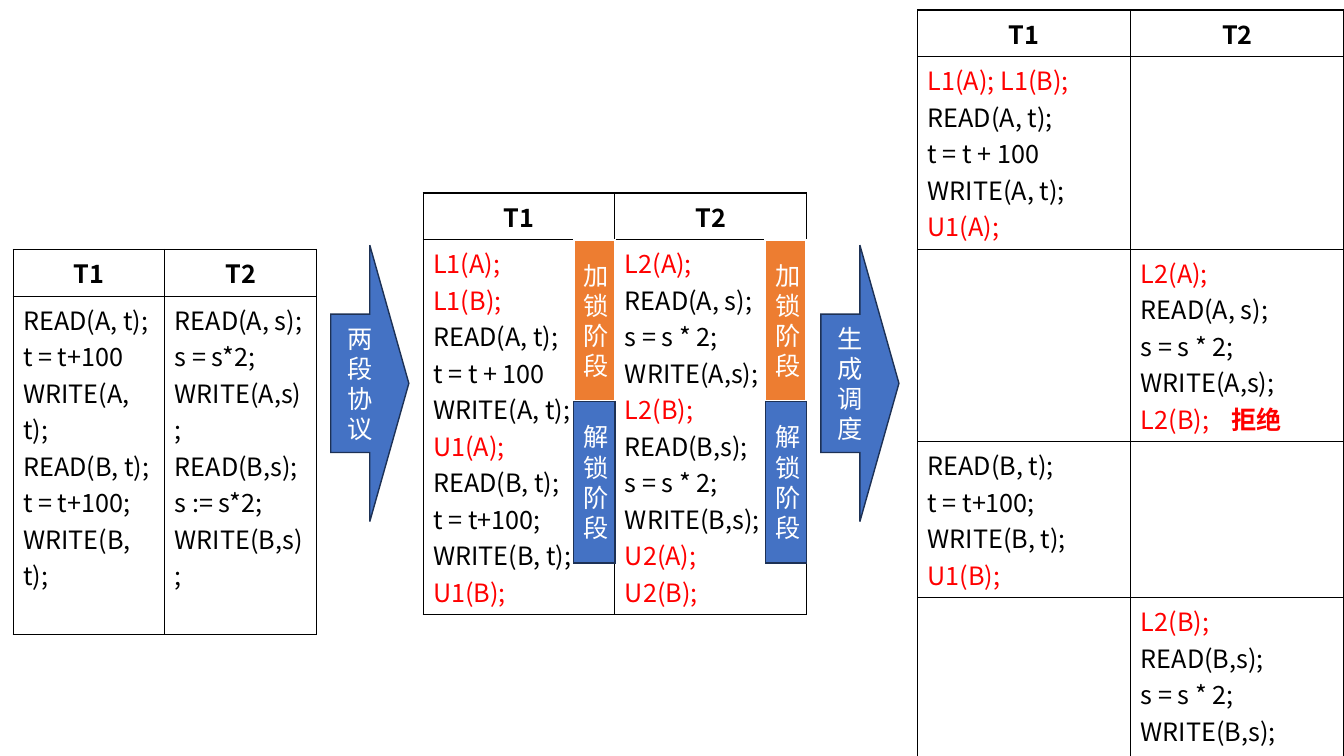
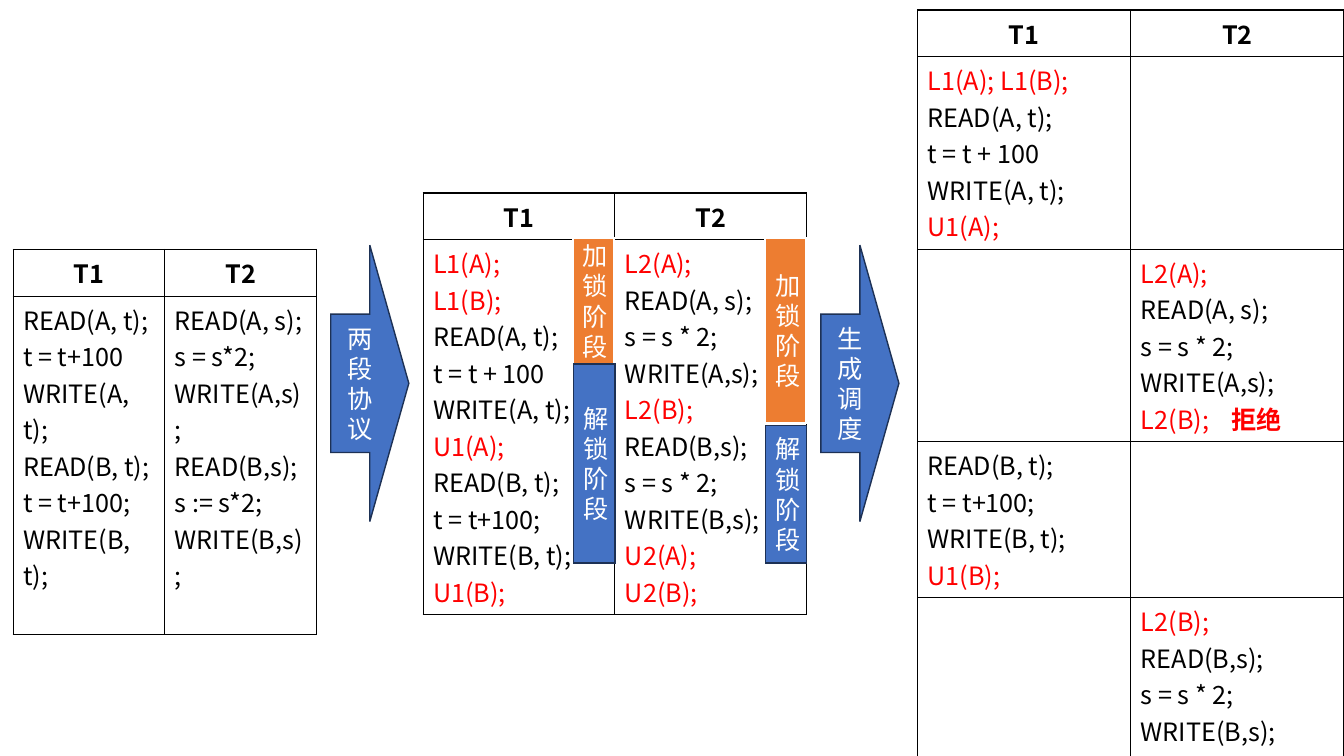
Before and after one commit to guofei9987/a, a slide deck: slide 32 of computer/database/database.pptx. Drawn at 1344x756 pixels with LibreOffice and Linux fonts; fonts in the diff are those of the drawing. Boxes give left, top, right and bottom in pixels: in the first picture for what was removed or moved away, otherwise in the second. Text is boxed around its words. In the diff, an @@ line names an element or a change of style, - is before the commit and + after.

```diff
--- a/computer/database/database.pptx
+++ b/computer/database/database.pptx
@@ rectangle "加锁阶段": place and size @@
-rectangle "加锁阶段" at [574,240,615,401]
+rectangle "加锁阶段" at [573,238,614,364]
@@ rectangle "加锁阶段": place and size @@
-rectangle "加锁阶段" at [765,240,807,401]
+rectangle "加锁阶段" at [765,238,807,423]
@@ rectangle "解锁阶段": place and size @@
-rectangle "解锁阶段" at [574,401,615,563]
+rectangle "解锁阶段" at [574,364,615,564]
@@ rectangle "解锁阶段": place and size @@
-rectangle "解锁阶段" at [765,401,807,563]
+rectangle "解锁阶段" at [765,425,807,564]
```
Also in this commit, not shown: 6 slides added, 5 other files.
